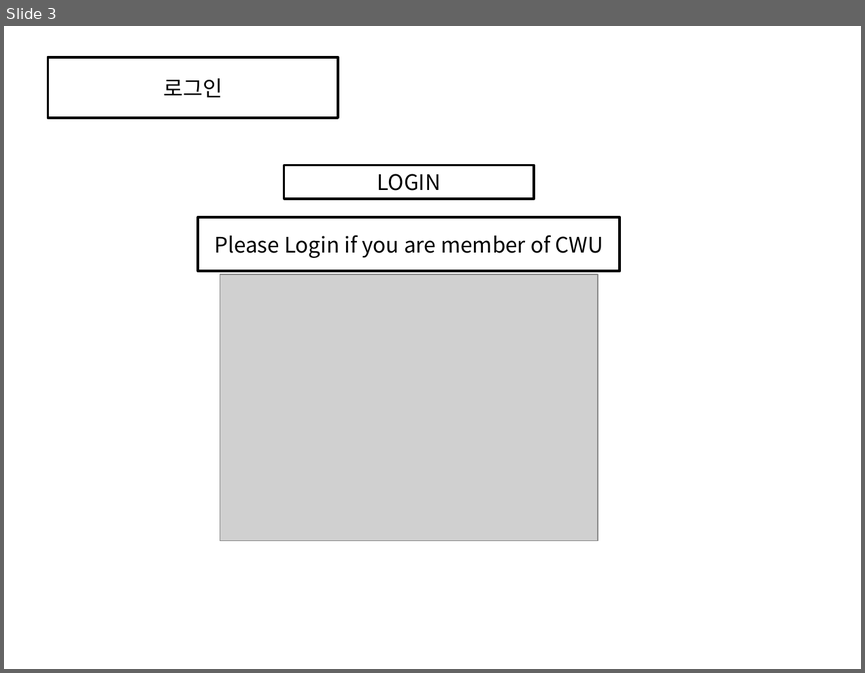
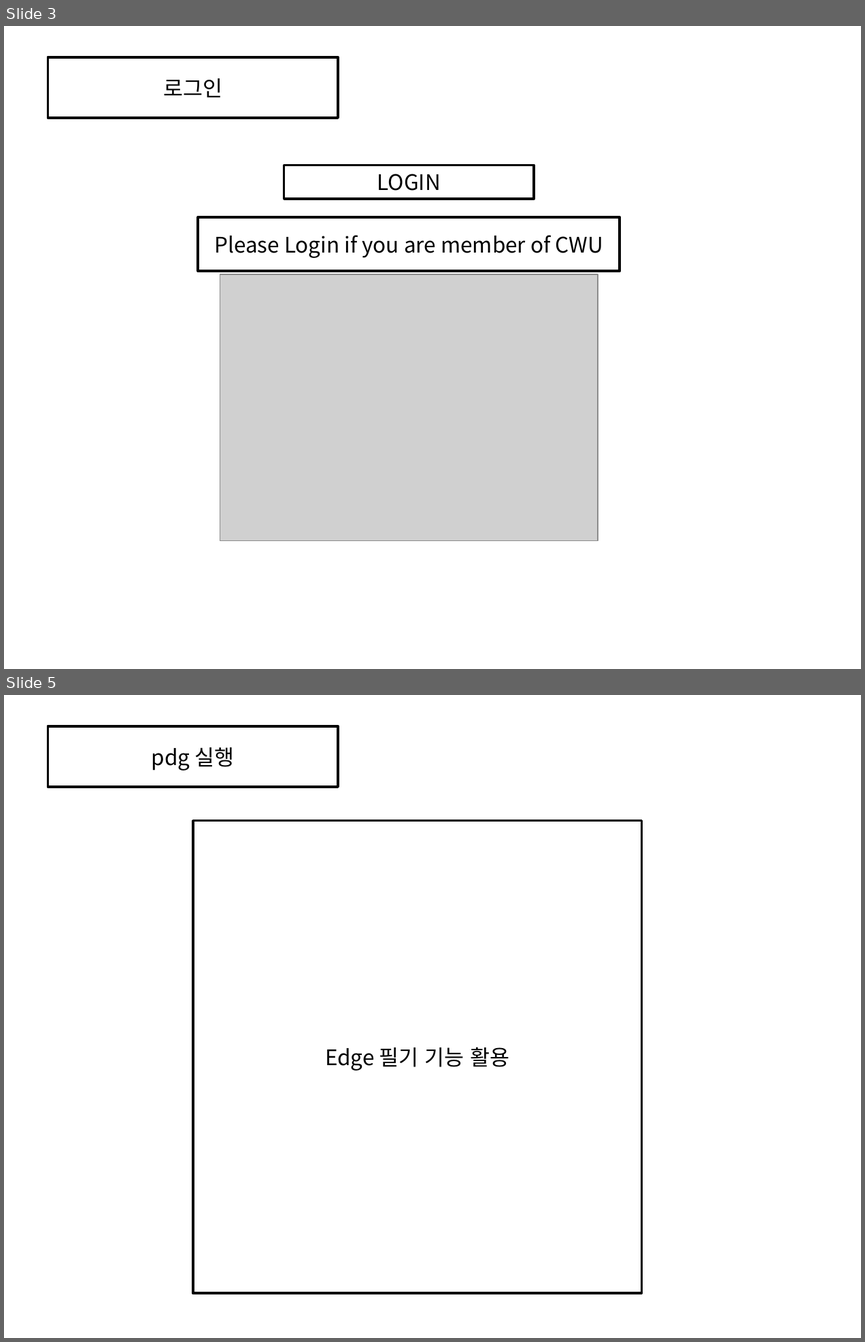
Before and after one commit to hwangintae/pepco_server, a slide deck: 0. document/Requirements180718.pptx. Shown one above the other, each under a label of ours: slide 3 before the commit, slides 3 and 5 after it; the slides between them are not shown. The pictures are 865x673 and 865x1342 pixels, drawn with LibreOffice and Linux fonts; fonts in the diff are those of the drawing; grey boxes stand for pictures. Boxes give left, top, right and bottom in pixels: in the first picture for what was removed or moved away, otherwise in the second. Text is boxed around its words. In the diff, an @@ line names an element or a change of style, - is before the commit and + after.

```diff
--- a/0. document/Requirements180718.pptx
+++ b/0. document/Requirements180718.pptx
@@ slide 5 added at <box>4,695,861,1338</box>, background #FFFFFF @@
@@ rectangle added at <box>48,726,338,787</box>, fill #FFFFFF, outline #000000 2 pt, 18 pt, text #000000 @@
+pdg 실행
@@ rectangle added at <box>192,821,641,1293</box>, fill #FFFFFF, outline #000000 2 pt, 18 pt, text #000000 @@
+Edge 필기 기능 활용
```
Also in this commit, not shown: 1 slide changed, 1 other slide added, 1 slide removed.
